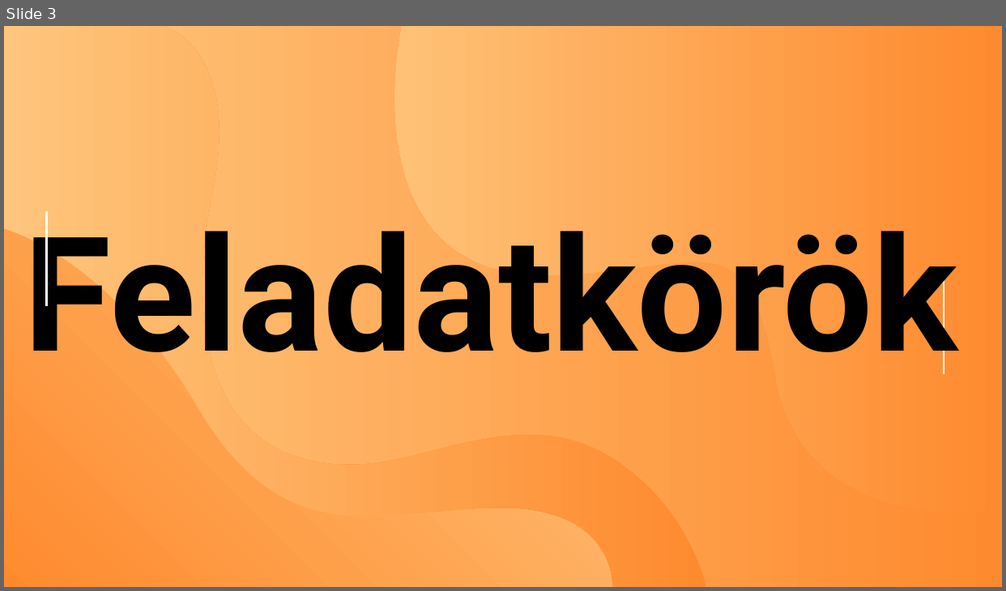
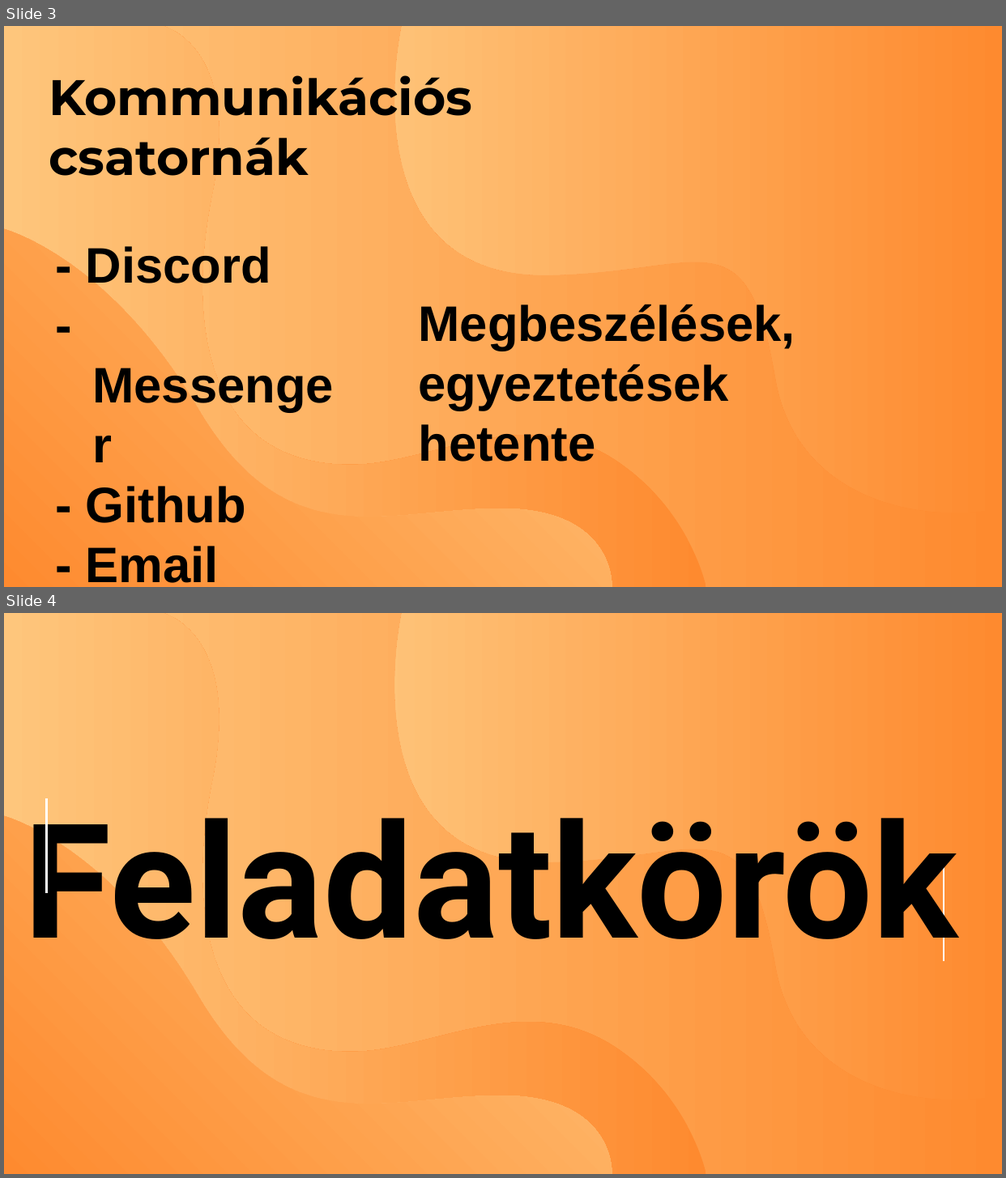
Before and after one commit to czanekbalintczani/projekt1, a slide deck: PPT/Mittudomain-11B-Webprojekt.pptx. Shown one above the other, each under a label of ours: slide 3 before the commit, slides 3 and 4 after it. The pictures are 1006x591 and 1006x1178 pixels, drawn with LibreOffice and Linux fonts; fonts in the diff are those of the drawing. Boxes give left, top, right and bottom in pixels: in the first picture for what was removed or moved away, otherwise in the second. Text is boxed around its words. In the diff, an @@ line names an element or a change of style, - is before the commit and + after.

```diff
--- a/PPT/Mittudomain-11B-Webprojekt.pptx
+++ b/PPT/Mittudomain-11B-Webprojekt.pptx
@@ slide 3 added at (4,26,1002,587), background gradient #FEC67C to #FE8A2F; not listed: 3 template elements that a slide beside it also shows @@
@@ title added at (49,75,472,176), 36 pt, text #000000, bold @@
+Kommunikációs csatornák
@@ subtitle added at (86,246,271,583), 36 pt, text #000000, bold @@
+- Discord
+- Messenger
+- Github
+- Email
@@ text added at (419,304,795,462), 36 pt, text #000000, bold @@
+Megbeszélések, egyeztetések hetente
@@ what was slide 3 is now slide 4 @@
```
Also in this commit, not shown: 5 slides changed.
